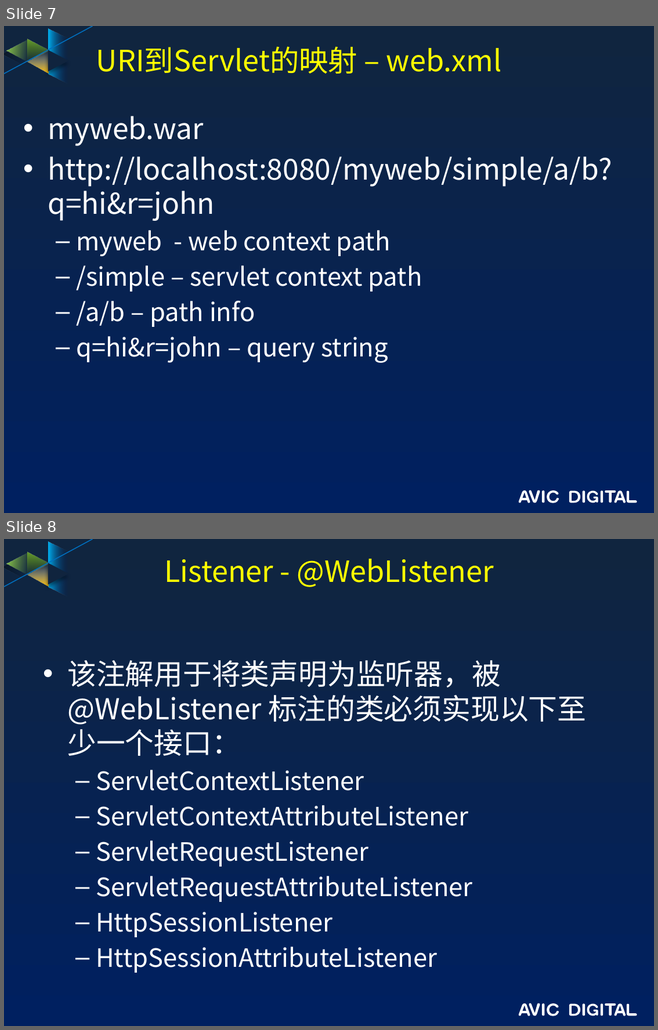
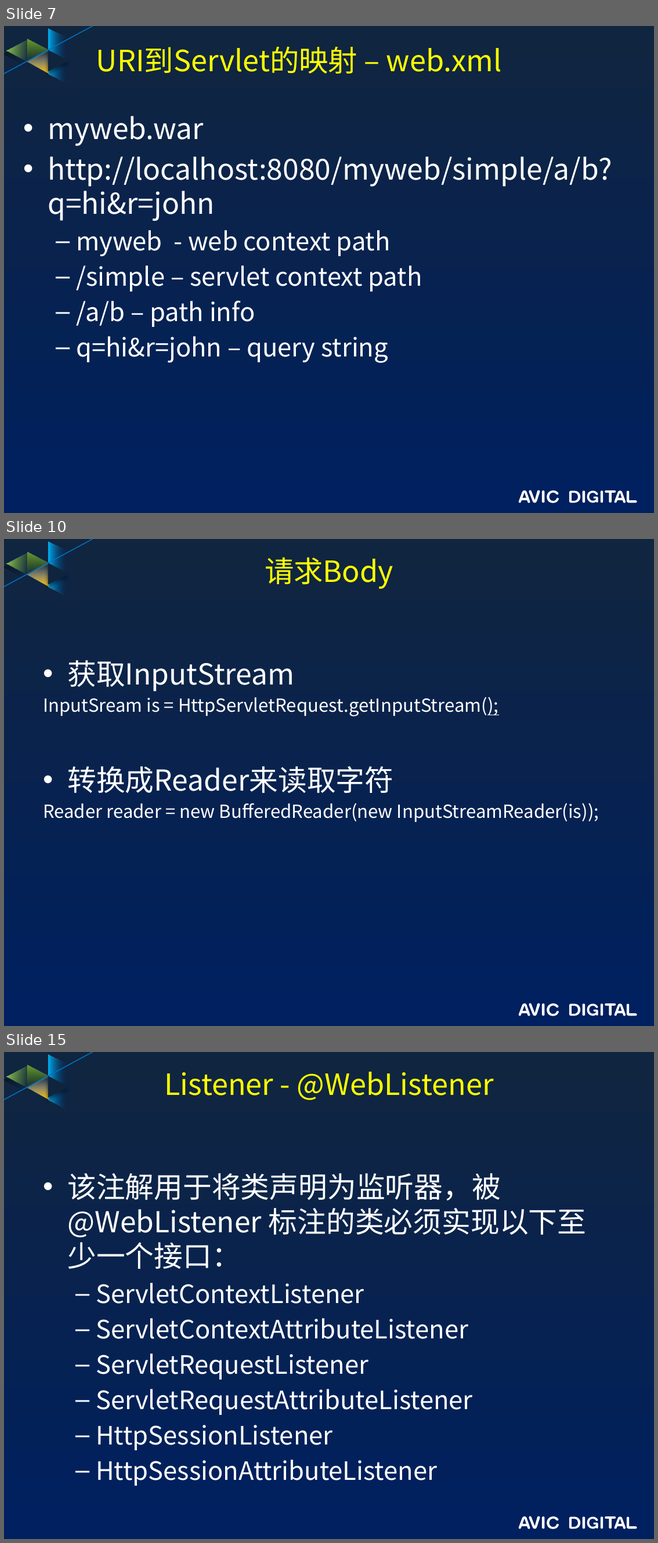
Before and after one commit to guofengzh/java-way, a slide deck: spring/docs/02-servlet-basic.pptx. Shown one above the other, each under a label of ours: slides 7 and 8 before the commit, slides 7, 10 and 15 after it; the slides between them are not shown. The pictures are 658x1030 and 658x1543 pixels, drawn with LibreOffice and Linux fonts; fonts in the diff are those of the drawing; background and template pictures are left out. Boxes give left, top, right and bottom in pixels: in the first picture for what was removed or moved away, otherwise in the second. Text is boxed around its words. In the diff, an @@ line names an element or a change of style, - is before the commit and + after.

```diff
--- a/spring/docs/02-servlet-basic.pptx
+++ b/spring/docs/02-servlet-basic.pptx
@@ slide 10 added at bbox=[4, 539, 654, 1026], background gradient #10253F to #002060; not listed: 17 template elements that a slide beside it also shows @@
@@ title added at bbox=[264, 557, 393, 589], 32.4 pt, text #FFFF00 @@
+请求Body
@@ text added at bbox=[43, 660, 598, 822], 20 pt, text #FFFFFF @@
+• 获取InputStream
+InputSream is = HttpServletRequest.getInputStream();
+• 转换成Reader来读取字符
+Reader reader = new BufferedReader(new InputStreamReader(is));
@@ what was slide 8 is now slide 15 @@
```
Also in this commit, not shown: 6 other slides added.
